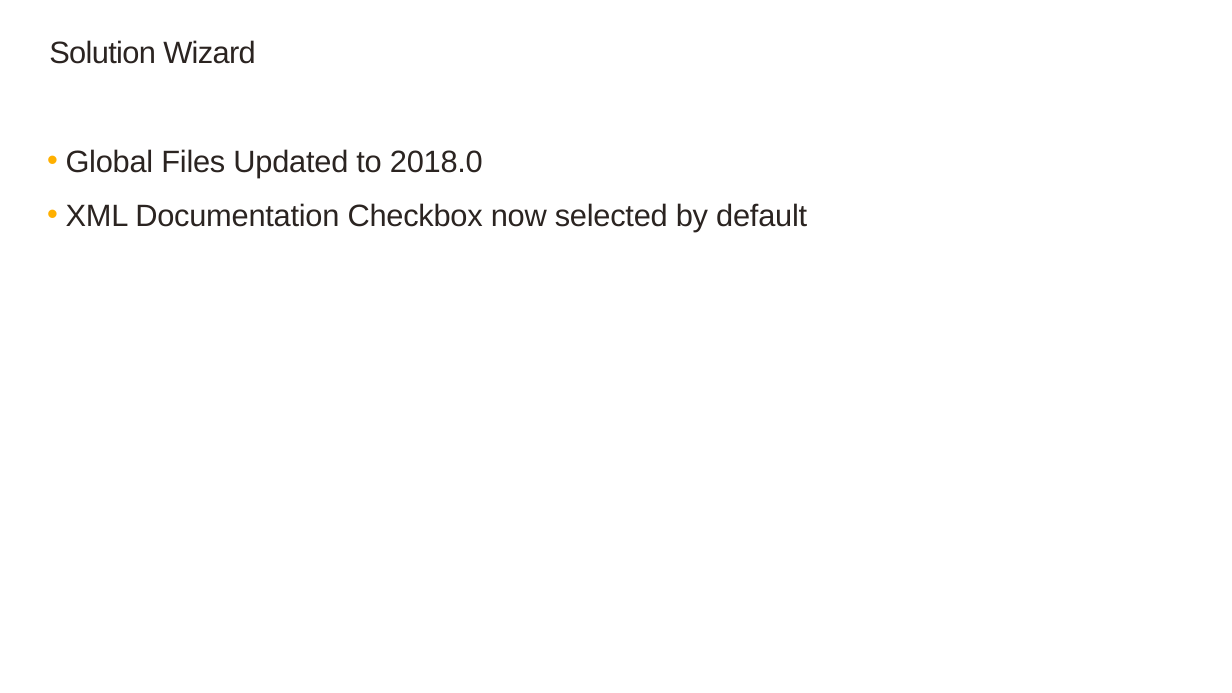
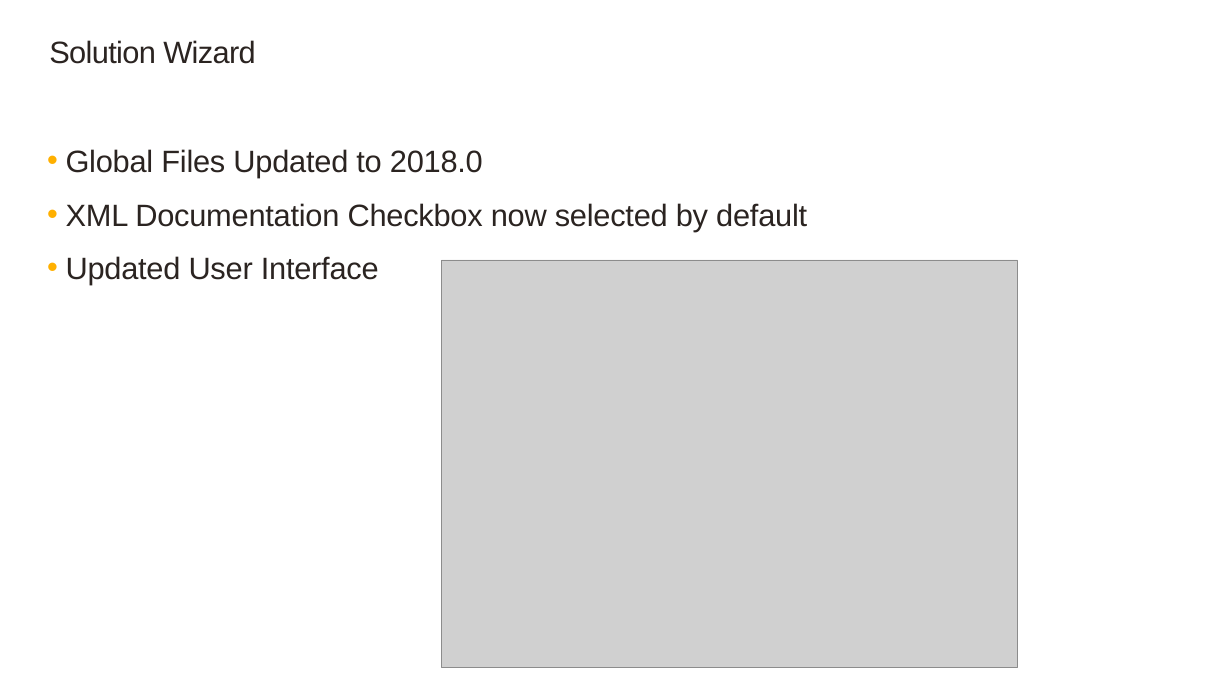
Before and after one commit to SageNADev/Sage300-SDK, a slide deck: slide 4 of docs/presentations/Sage300SDK_2018.0WebSDKOverview.pptx. Drawn at 1232x693 pixels with LibreOffice and Linux fonts; fonts in the diff are those of the drawing; grey boxes stand for pictures; background and template pictures are left out. Boxes give left, top, right and bottom in pixels: in the first picture for what was removed or moved away, otherwise in the second. Text is boxed around its words. In the diff, an @@ line names an element or a change of style, - is before the commit and + after.

```diff
--- a/docs/presentations/Sage300SDK_2018.0WebSDKOverview.pptx
+++ b/docs/presentations/Sage300SDK_2018.0WebSDKOverview.pptx
@@ text at (x1=66, y1=256, x2=379, y2=285): paragraph added @@
+  • Updated User Interface
@@ picture added at (x1=442, y1=260, x2=1018, y2=667) @@
```
Also in this commit, not shown: 7 other slides changed.
